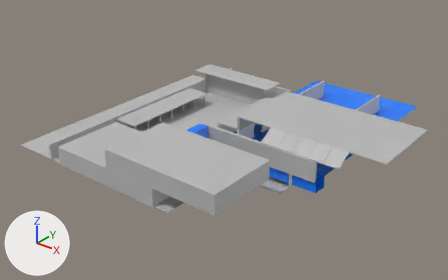
The FBX model PPR301_Assessment1/Assets/Art/Models/Villa_Map.fbx: old version first, new version second.
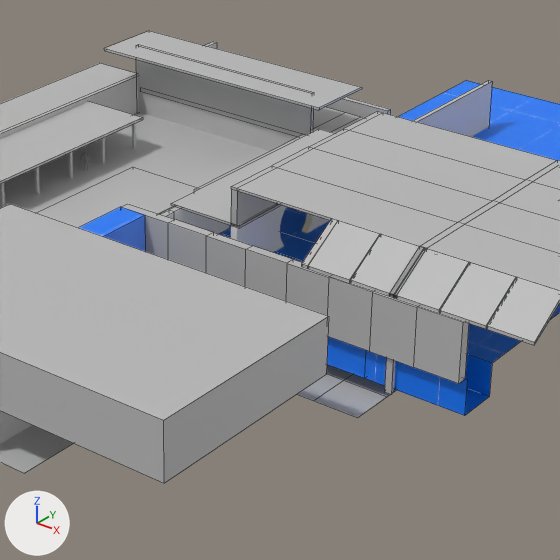
There are two pictures of each version: one whole from a camera (50 mm lens) standing at (67.4, -96.1, 53.1) and looking at (-4.0, -6.8, -2.3), one close up on the part from 36% to 78% of the width and 19% to 86% of the height. Arrows for +X, +Y and +Z are at lower left; the lights stay in place. The close-ups show mesh edges as thin lines. Where no turn or scale is listed for an object, it has been applied to the vertices.
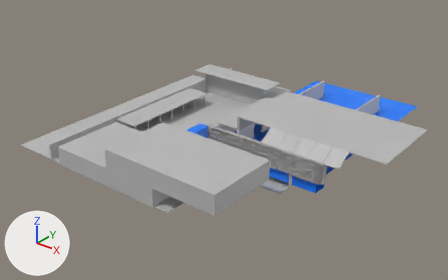
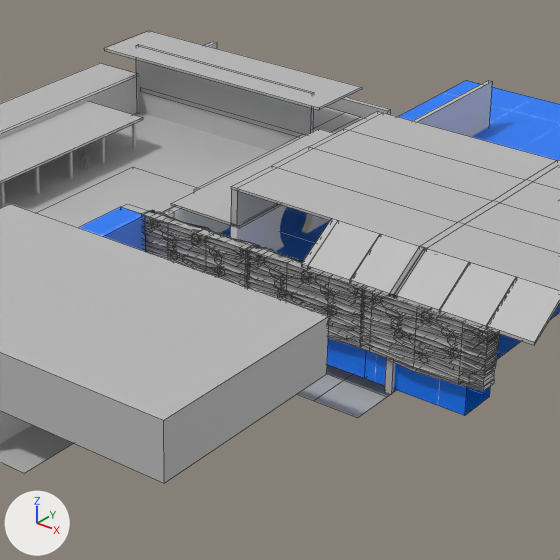
Patch to the scene script:
```diff
--- a/PPR301_Assessment1/Assets/Art/Models/Villa_Map.fbx.py
+++ b/PPR301_Assessment1/Assets/Art/Models/Villa_Map.fbx.py
@@ me_mesh_099 @@
+me_mesh_099.from_pydata(...)  # 782 vertices, 695 faces; spans x -2.54..5.97, y -0.13..1.34, z -2.14..2.14
+me_mesh_099.materials.append(mat_lambert1)  # grey #bcbcbc
@@ me_mesh_098 @@
+me_mesh_098.from_pydata(...)  # 782 vertices, 695 faces; spans x -2.54..5.97, y -0.13..1.34, z -2.14..2.14
+me_mesh_098.materials.append(mat_lambert1)  # grey #bcbcbc
@@ me_mesh_097 @@
+me_mesh_097.from_pydata(...)  # 782 vertices, 695 faces; spans x -2.54..5.97, y -0.13..1.34, z -2.14..2.14
+me_mesh_097.materials.append(mat_lambert1)  # grey #bcbcbc
@@ ob_pcube125 @@
+ob_pcube125 = bpy.data.objects.new('pCube125', me_mesh_099)
+ob_pcube125.location = (17.04, -13.82, 1.82)
@@ ob_pcube124 @@
+ob_pcube124 = bpy.data.objects.new('pCube124', me_mesh_098)
+ob_pcube124.location = (8.55, -13.82, 1.82)
@@ ob_pcube123 @@
+ob_pcube123 = bpy.data.objects.new('pCube123', me_mesh_097)
+ob_pcube123.location = (0.07, -13.82, 1.82)
```

Pixel boxes [x1, y1, x2, y2] of what changed, in the close-ups (560 x 560 px):
'pCube125', added
    after: [360, 287, 499, 391]
'pCube124', added
    after: [246, 247, 364, 347]
'pCube123', added
    after: [141, 210, 260, 287]
